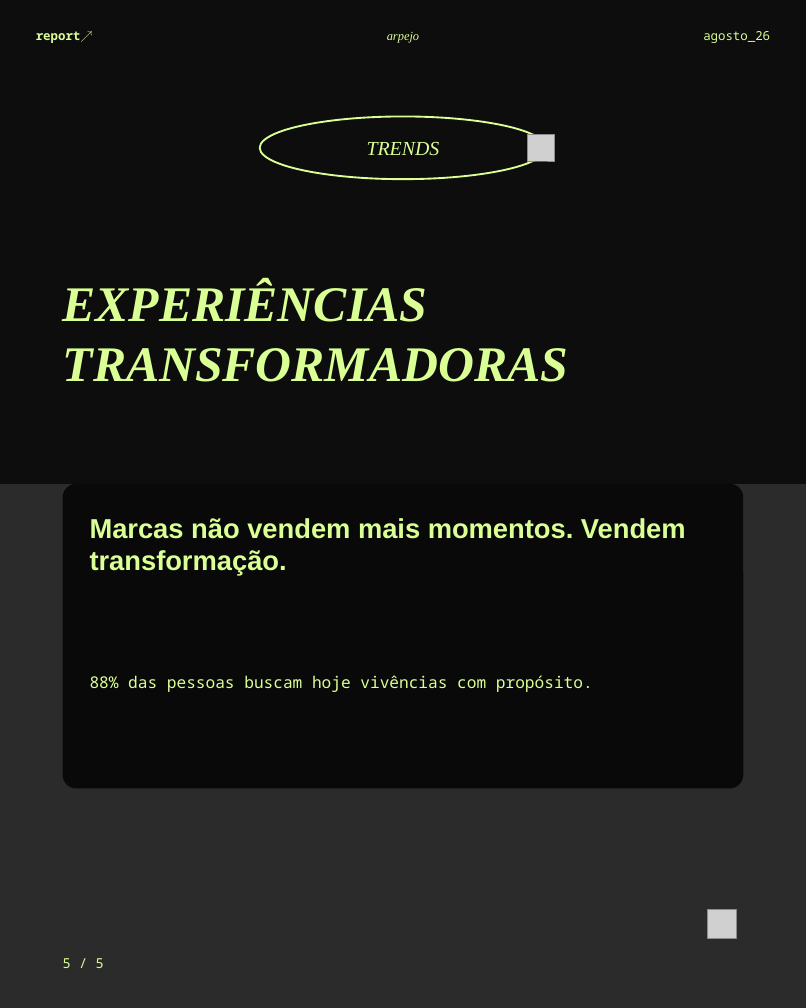
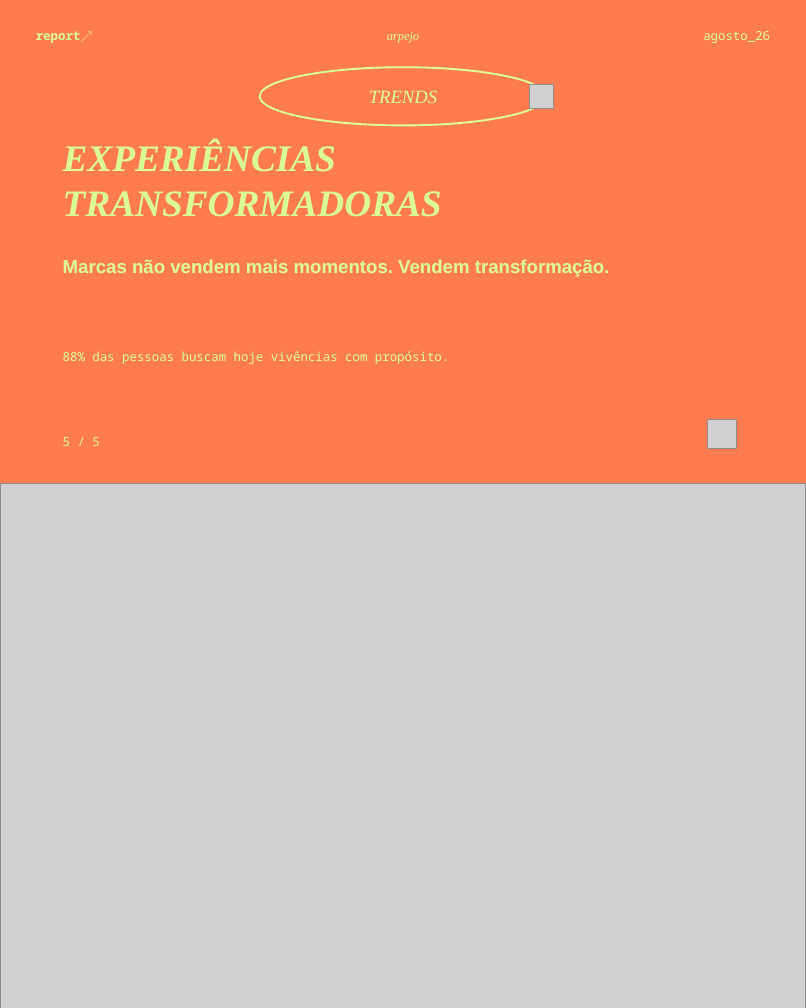
Before and after one commit to BiancaSchwanke/data-manipulation-exercises, a slide deck: slide 6 of entregas-agosto26/carrossel-instagram-agosto26.pptx. Drawn at 806x1008 pixels with LibreOffice and Linux fonts; fonts in the diff are those of the drawing; grey boxes stand for pictures; background and template pictures are left out; a plain dark background stands for a picture behind light text. Boxes give left, top, right and bottom in pixels: in the first picture for what was removed or moved away, otherwise in the second. Text is boxed around its words. In the diff, an @@ line names an element or a change of style, - is before the commit and + after.

```diff
--- a/entregas-agosto26/carrossel-instagram-agosto26.pptx
+++ b/entregas-agosto26/carrossel-instagram-agosto26.pptx
@@ background picture (left out) to #FF7C51 @@
@@ rectangle removed at [0,0,806,484] @@
@@ text "TRENDS": place and size @@
-text "TRENDS" at [367,142,440,156]
+text "TRENDS" at [369,90,437,103]
@@ text "TRENDS" at [369,90,437,103]: size 16 to 15 pt @@
@@ ellipse: place and size @@
-ellipse at [260,116,546,179]
+ellipse at [260,67,546,125]
@@ picture: place and size @@
-picture at [527,134,553,160]
+picture at [529,84,553,108]
@@ text "EXPERIÊNCIAS": place and size @@
-text "EXPERIÊNCIAS" at [63,282,568,382]
+text "EXPERIÊNCIAS" at [63,142,442,217]
@@ text "EXPERIÊNCIAS" at [63,142,442,217]: size 40 to 30 pt; vertical alignment middle to top @@
@@ text "Marcas não vendem mais momentos. ...": place and size @@
-text "Marcas não vendem mais momentos. ..." at [90,518,686,576]
+text "Marcas não vendem mais momentos. ..." at [63,259,610,277]
@@ text "Marcas não vendem mais momentos. ..." at [63,259,610,277]: size 22 to 15 pt @@
@@ text "88% das pessoas buscam hoje ...": place and size @@
-text "88% das pessoas buscam hoje ..." at [90,675,593,692]
+text "88% das pessoas buscam hoje ..." at [63,351,449,364]
@@ text "88% das pessoas buscam hoje ..." at [63,351,449,364]: size 13 to 10 pt @@
@@ picture: place and size @@
-picture at [707,909,736,938]
+picture at [707,419,736,448]
@@ text "5 / 5": place and size @@
-text "5 / 5" at [63,958,104,968]
+text "5 / 5" at [63,437,99,446]
@@ text "5 / 5" at [63,437,99,446]: size 11 to 10 pt @@
@@ picture added at [0,484,806,1008] @@
@@ rounded rectangle removed at [63,484,743,788] @@
```
Also in this commit, not shown: 4 other slides changed, 1 other file.
